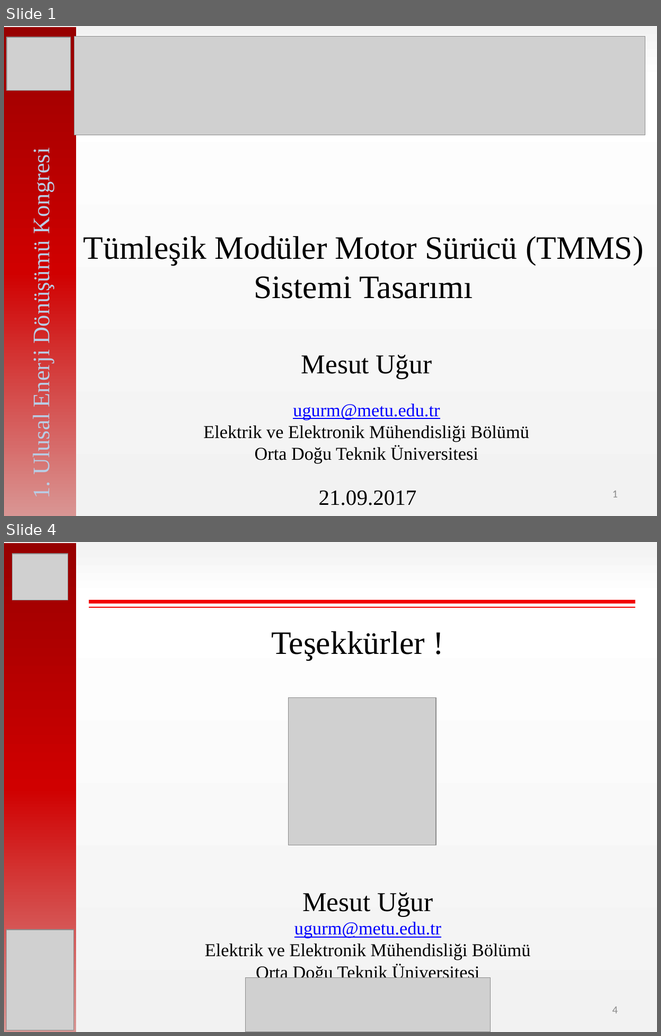
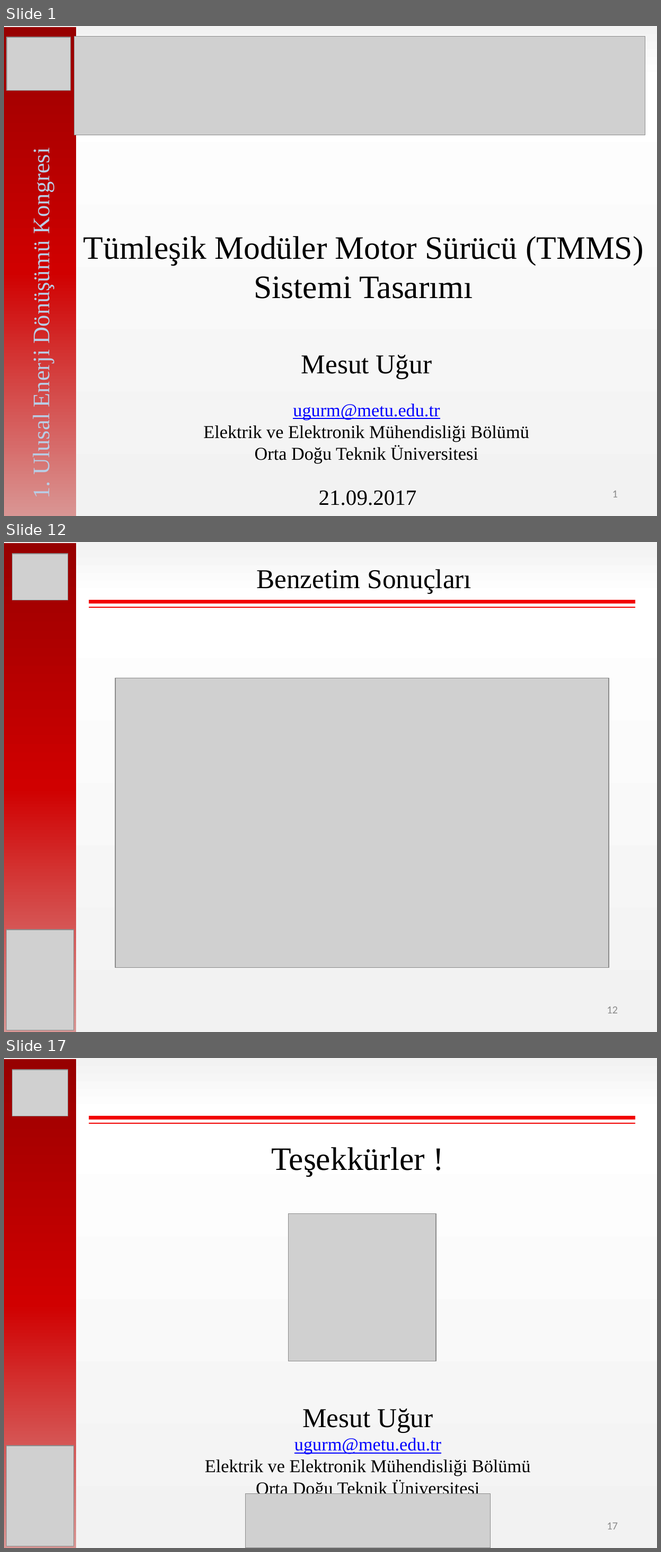
Before and after one commit to hakanpolat/IMMD, a slide deck: Paper/EL-EN 2017/sunum/ELEN2017_OralPres_Mesut_Uğur.pptx. Shown one above the other, each under a label of ours: slides 1 and 4 before the commit, slides 1, 12 and 17 after it; the slides between them are not shown. The pictures are 661x1036 and 661x1552 pixels, drawn with LibreOffice and Linux fonts; fonts in the diff are those of the drawing; grey boxes stand for pictures. Boxes give left, top, right and bottom in pixels: in the first picture for what was removed or moved away, otherwise in the second. Text is boxed around its words. In the diff, an @@ line names an element or a change of style, - is before the commit and + after.

```diff
--- a/Paper/EL-EN 2017/sunum/ELEN2017_OralPres_Mesut_Uğur.pptx
+++ b/Paper/EL-EN 2017/sunum/ELEN2017_OralPres_Mesut_Uğur.pptx
@@ slide 12 added at box(4, 542, 657, 1032), background gradient #F2F2F2 to #FFFFFF @@
@@ rectangle added at box(4, 543, 77, 1032), fill gradient #970000 to #D00000 to #D99694 @@
@@ picture added at box(12, 554, 68, 600) @@
@@ text added at box(256, 569, 472, 594), 30 pt, text #000000 @@
+Benzetim Sonuçları
@@ line added from (89, 602) to (635, 602), #F20000 4 pt @@
@@ line added from (89, 607) to (635, 607), #F20000 1.5 pt @@
@@ picture added at box(116, 678, 609, 967) @@
@@ picture added at box(6, 929, 73, 1030) @@
@@ page number added at box(607, 1006, 618, 1013), 12 pt, text #8C8C8C @@
+12
@@ what was slide 4 is now slide 17 @@
@@ page number at box(607, 1522, 618, 1529): text changed @@
-4
+17
```
Also in this commit, not shown: 1 slide changed, 13 other slides added, 1 slide removed, 14 other files.
